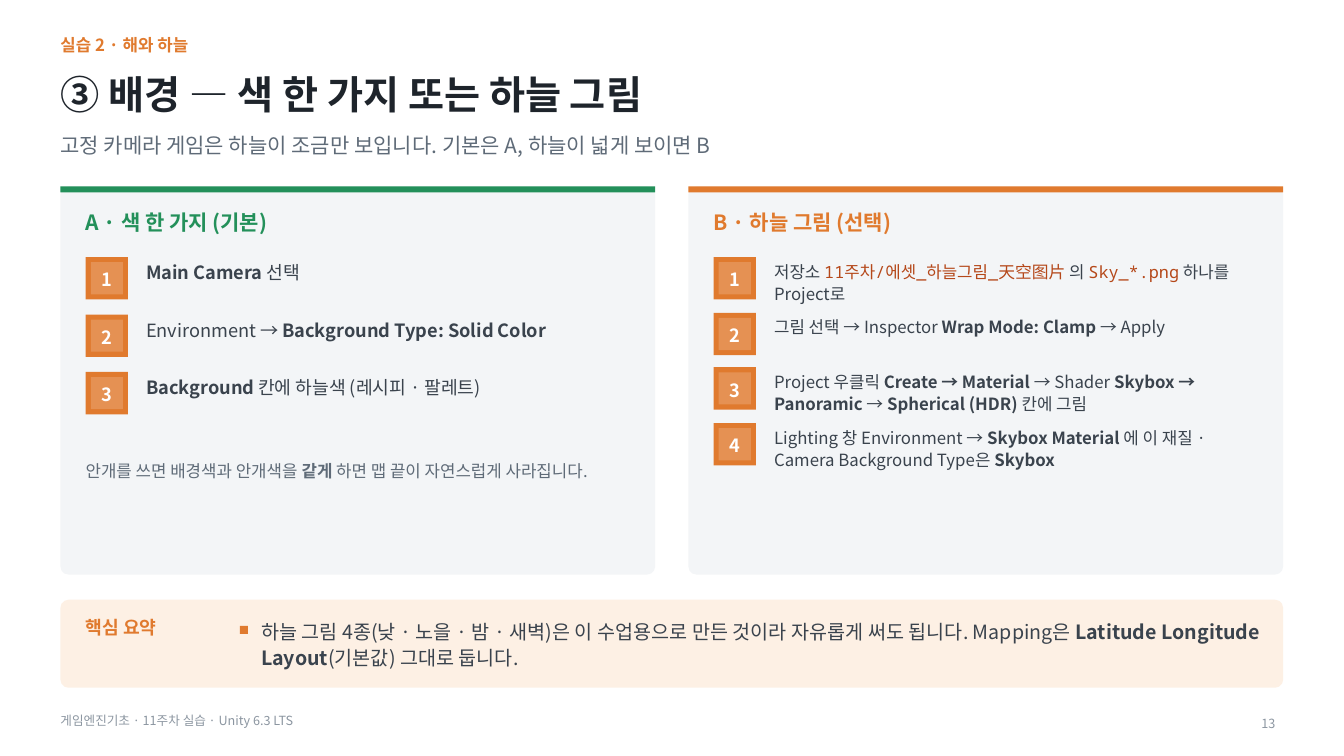
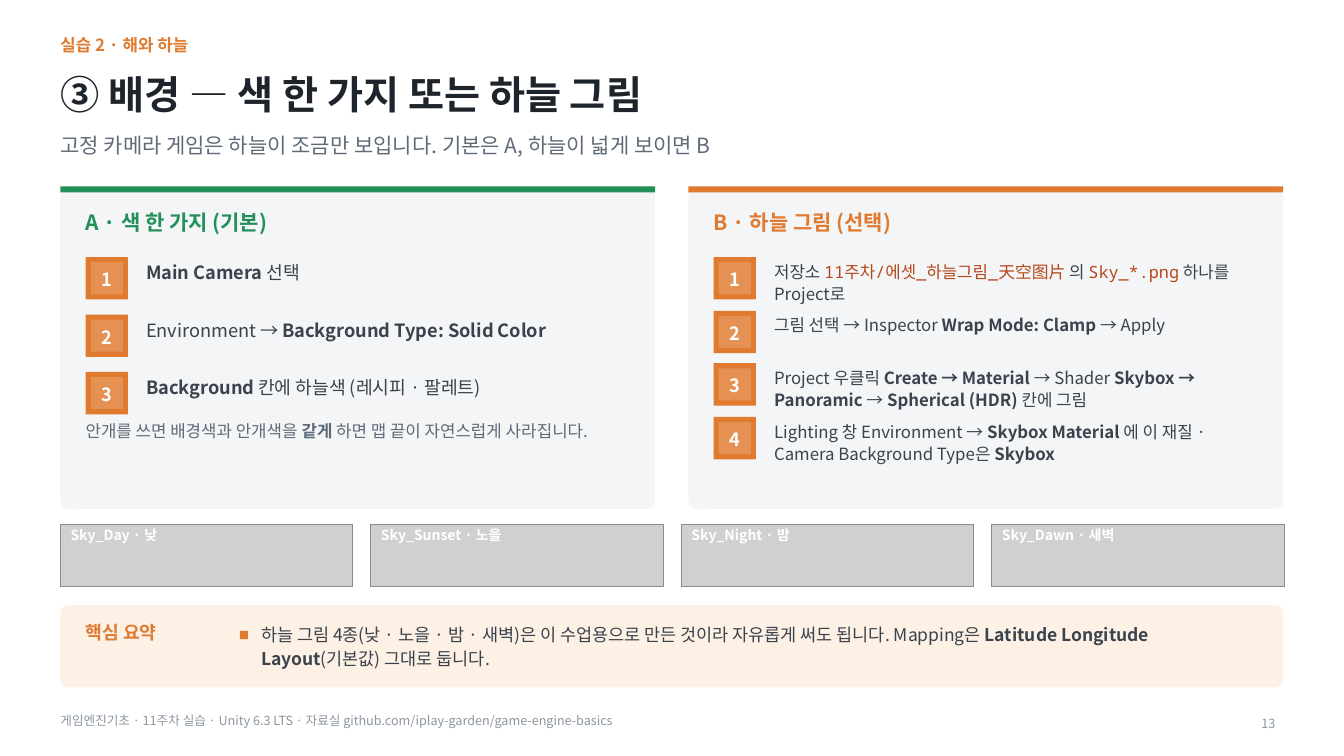
Before and after one commit to iplay-garden/game-engine-basics, a slide deck: slide 13 of 11주차/한국어/게임엔진기초_11주차_오프라인_실습슬라이드.pptx. Drawn at 1344x756 pixels with LibreOffice and Linux fonts; fonts in the diff are those of the drawing; grey boxes stand for pictures. Boxes give left, top, right and bottom in pixels: in the first picture for what was removed or moved away, otherwise in the second. Text is boxed around its words. In the diff, an @@ line names an element or a change of style, - is before the commit and + after.

```diff
--- a/11주차/한국어/게임엔진기초_11주차_오프라인_실습슬라이드.pptx
+++ b/11주차/한국어/게임엔진기초_11주차_오프라인_실습슬라이드.pptx
@@ rounded rectangle: place and size @@
-rounded rectangle at (60, 187, 655, 575)
+rounded rectangle at (60, 187, 655, 509)
@@ rounded rectangle: place and size @@
-rounded rectangle at (689, 187, 1284, 575)
+rounded rectangle at (689, 187, 1284, 509)
@@ text "안개를 쓰면 배경색과 안개색을 같게 ...": place and size @@
-text "안개를 쓰면 배경색과 안개색을 같게 ..." at (86, 463, 588, 479)
+text "안개를 쓰면 배경색과 안개색을 같게 ..." at (86, 423, 588, 439)
@@ 4 texts, 4 rectangles: place and size @@
-4 texts, 4 rectangles at (714, 367, 1193, 470)
+4 texts, 4 rectangles at (714, 363, 1193, 464)
@@ picture added at (60, 524, 353, 587) @@
@@ text added at (71, 529, 157, 543), 10 pt, text #FFFFFF, bold @@
+Sky_Day · 낮
@@ picture added at (371, 524, 663, 587) @@
@@ text added at (381, 529, 502, 543), 10 pt, text #FFFFFF, bold @@
+Sky_Sunset · 노을
@@ picture added at (682, 524, 974, 587) @@
@@ text added at (691, 529, 790, 543), 10 pt, text #FFFFFF, bold @@
+Sky_Night · 밤
@@ picture added at (992, 524, 1285, 587) @@
@@ text added at (1002, 529, 1115, 543), 10 pt, text #FFFFFF, bold @@
+Sky_Dawn · 새벽
@@ proportions changed in 3 elements at (60, 187, 655, 509), (689, 187, 1284, 509), (60, 605, 1284, 688) @@
@@ rounded rectangle: place and size @@
-rounded rectangle at (60, 600, 1284, 688)
+rounded rectangle at (60, 605, 1284, 688)
@@ text "핵심 요약": place and size @@
-text "핵심 요약" at (86, 618, 156, 636)
+text "핵심 요약" at (86, 623, 156, 641)
@@ text "하늘 그림 4종(낮 · 노을 ..." at (261, 626, 1149, 669): size 14 to 12.5 pt @@
@@ rectangle: place and size @@
-rectangle at (240, 626, 248, 634)
+rectangle at (240, 631, 248, 639)
@@ text at (60, 714, 612, 728): text changed @@
-게임엔진기초 · 11주차 실습 · Unity 6.3 LTS
+게임엔진기초 · 11주차 실습 · Unity 6.3 LTS · 자료실 github.com/iplay-garden/game-engine-basics
```
Also in this commit, not shown: 28 other slides changed, 14 other files.
